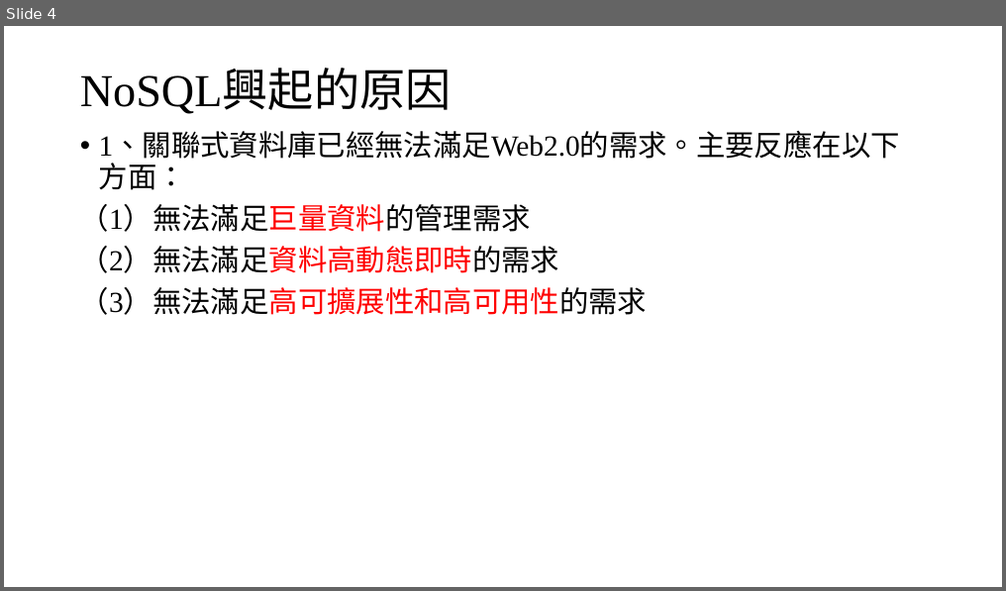
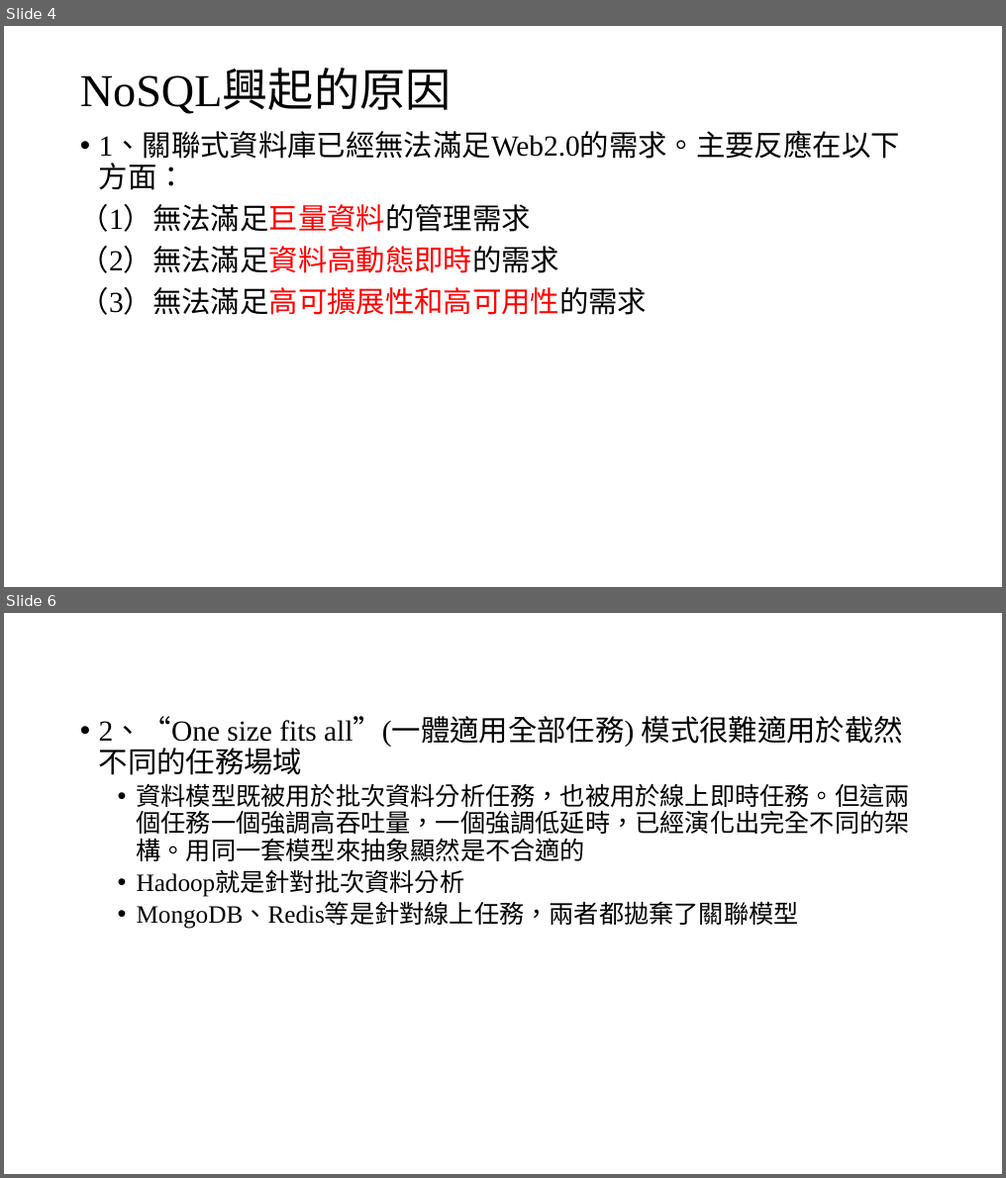
Before and after one commit to YuLiYangBryant/NoSQLReport, a slide deck: NoSQL.pptx. Shown one above the other, each under a label of ours: slide 4 before the commit, slides 4 and 6 after it; the slides between them are not shown. The pictures are 1006x591 and 1006x1178 pixels, drawn with LibreOffice and Linux fonts; fonts in the diff are those of the drawing. Boxes give left, top, right and bottom in pixels: in the first picture for what was removed or moved away, otherwise in the second. Text is boxed around its words. In the diff, an @@ line names an element or a change of style, - is before the commit and + after.

```diff
--- a/NoSQL.pptx
+++ b/NoSQL.pptx
@@ slide 6 added at [4,613,1002,1174], background #FFFFFF @@
@@ text added at [99,716,910,929], 24 pt, text #000000 @@
+• 2、“One size fits all”(一體適用全部任務) 模式很難適用於截然不同的任務場域
+  • 資料模型既被用於批次資料分析任務，也被用於線上即時任務。但這兩個任務一個強調高吞吐量，一個強調低延時，已經演化出完全不同的架構。用同一套模型來抽象顯然是不合適的
+  • Hadoop就是針對批次資料分析
+  • MongoDB、Redis等是針對線上任務，兩者都拋棄了關聯模型
```
Also in this commit, not shown: 22 other slides added.
